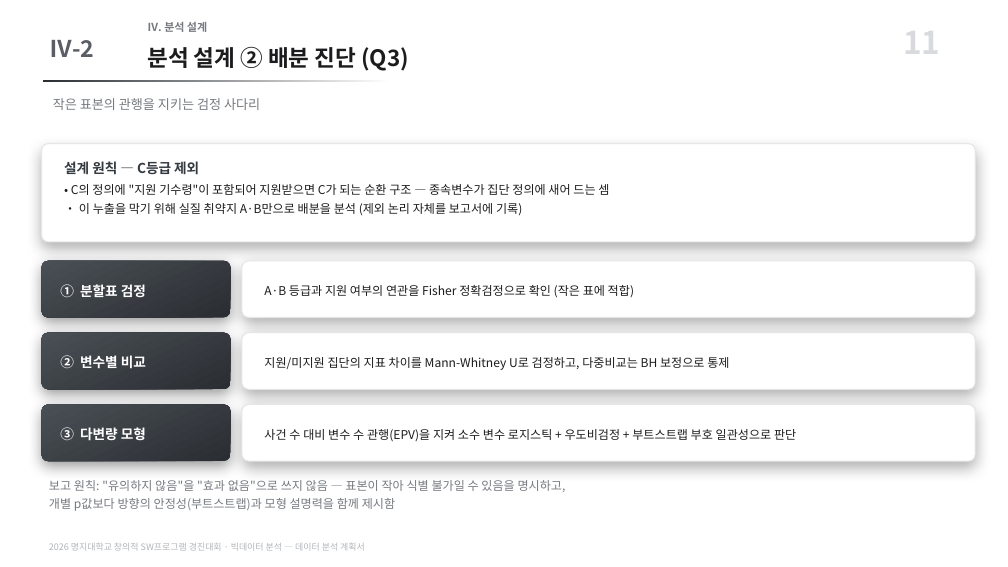
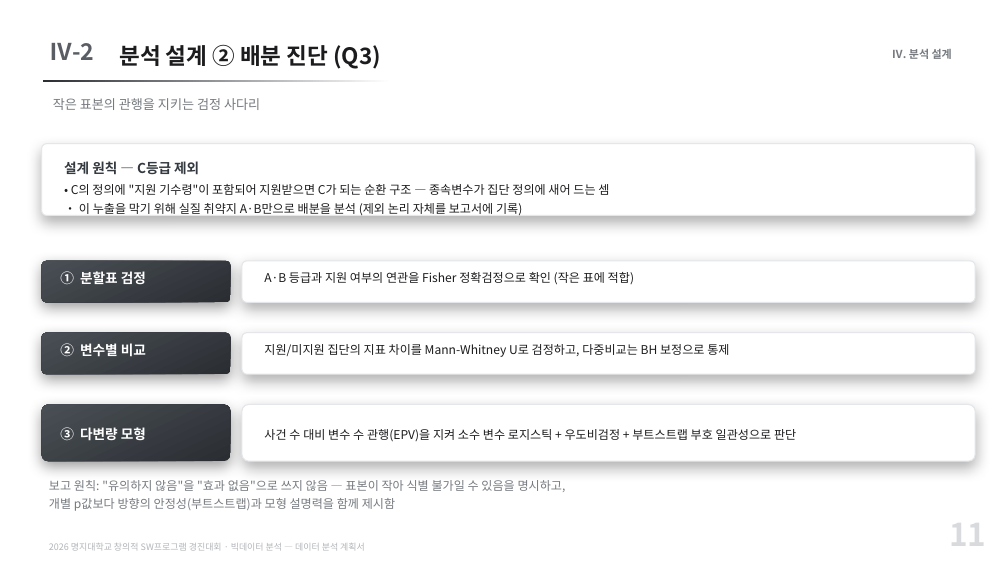
Before and after one commit to karvvan/maternity-care-policy-audit, a slide deck: slide 11 of 04_제출물/데이터분석_계획서.pptx. Drawn at 1008x567 pixels with LibreOffice and Linux fonts; fonts in the diff are those of the drawing. Boxes give left, top, right and bottom in pixels: in the first picture for what was removed or moved away, otherwise in the second. Text is boxed around its words. In the diff, an @@ line names an element or a change of style, - is before the commit and + after.

Commit message:
계획서 헤더를 슬3 배치로 통일 + 카드 37개를 내용 높이에 맞게 축소
대표자가 슬3에서 잡은 배치를 기준으로 삼는다 — 태그 왼쪽(0.55, 0.39),
제목(1.48, 0.42), 부 이름 우상단(11.70, 0.55), 쪽번호 우하단(12.46, 6.69).
나머지 10장이 옛 배치(제목 1.85/0.44, 부 이름 좌상단, 쪽번호 우상단)라
전부 옮겼다. 슬라이드 밖으로 나가던 부 이름 폭 9.85 → 1.55,
쪽번호 폭 1.30 → 0.85로 잘라 화면 안에 들어오게 했다.

카드 축소 — 각 카드 안 텍스트의 실제 필요 높이를 글자 수·글꼴로 계산해
남는 아래 공간만큼 줄였다(37개). 같은 줄 카드는 그 줄 최대 높이로 통일해
들쭉날쭉해지지 않게 했고, 카드 안 세로 액센트 바도 함께 줄여 삐져나오지
않게 했다. 최소 높이 0.55인치 하한. 위치는 옮기지 않아 남는 공간은 그대로 둔다.

작업 중 사고와 복구: 헤더 요소를 좌표로 분류하다 슬4의 카드 텍스트
('② 지정', '③ 배분')와 부 이름·쪽번호가 서로 섞여 제목 자리로 끌려갔다.
직전 미리보기본으로 되돌린 뒤, 좌표가 아니라 텍스트 내용으로 요소를
식별하도록 바꿔 다시 적용했다.

검증: 11장 전체 헤더 4요소 좌표 일치 · 넘침 0 · 화면 밖 0 · 카드 텍스트 유실 0.

```diff
--- a/04_제출물/데이터분석_계획서.pptx
+++ b/04_제출물/데이터분석_계획서.pptx
@@ text "분석 설계 ② 배분 진단 ...": place and size @@
-text "분석 설계 ② 배분 진단 ..." at bbox=[147, 46, 409, 71]
+text "분석 설계 ② 배분 진단 ..." at bbox=[119, 44, 381, 69]
@@ text "Ⅳ. 분석 설계": place and size @@
-text "Ⅳ. 분석 설계" at bbox=[147, 22, 207, 32]
+text "Ⅳ. 분석 설계" at bbox=[892, 49, 952, 59]
@@ rounded rectangle: place and size @@
-rounded rectangle at bbox=[42, 144, 975, 242]
+rounded rectangle at bbox=[42, 144, 975, 216]
@@ rounded rectangle: place and size @@
-rounded rectangle at bbox=[42, 261, 231, 318]
+rounded rectangle at bbox=[42, 261, 231, 302]
@@ text "① 분할표 검정": place and size @@
-text "① 분할표 검정" at bbox=[60, 284, 146, 297]
+text "① 분할표 검정" at bbox=[60, 271, 146, 284]
@@ rounded rectangle: place and size @@
-rounded rectangle at bbox=[242, 261, 975, 318]
+rounded rectangle at bbox=[242, 261, 975, 302]
@@ text "A·B 등급과 지원 여부의 연관을 ...": place and size @@
-text "A·B 등급과 지원 여부의 연관을 ..." at bbox=[264, 285, 634, 298]
+text "A·B 등급과 지원 여부의 연관을 ..." at bbox=[264, 272, 634, 285]
@@ rounded rectangle: place and size @@
-rounded rectangle at bbox=[42, 333, 231, 389]
+rounded rectangle at bbox=[42, 333, 231, 374]
@@ text "② 변수별 비교": place and size @@
-text "② 변수별 비교" at bbox=[60, 355, 146, 369]
+text "② 변수별 비교" at bbox=[60, 343, 146, 357]
@@ rounded rectangle: place and size @@
-rounded rectangle at bbox=[242, 333, 975, 389]
+rounded rectangle at bbox=[242, 333, 975, 374]
@@ text "지원/미지원 집단의 지표 차이를 Mann-Whitney ...": place and size @@
-text "지원/미지원 집단의 지표 차이를 Mann-Whitney ..." at bbox=[264, 357, 729, 370]
+text "지원/미지원 집단의 지표 차이를 Mann-Whitney ..." at bbox=[264, 344, 729, 357]
@@ text "11": place and size @@
-text "11" at bbox=[903, 18, 940, 64]
+text "11" at bbox=[949, 510, 986, 556]
```
Also in this commit, not shown: 11 other slides changed, 1 other file.
